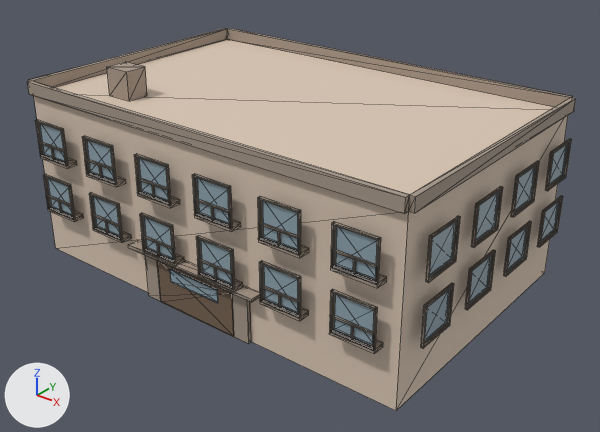
Renders of the glTF model public/buildings/residential_3x2_a.glb from each side of a commit.
Camera for both pictures: a camera (50 mm lens) standing at (36.4, -23.6, 21.9) and looking at (12.3, 6.5, 3.3). The axes (+X, +Y, +Z) are drawn at lower left. The lights are the same throughout. The picture after the commit comes second. Mesh edges are drawn as thin lines. Vertices at exactly the same position are counted once.

The older version as bpy lines, for what is in view:
```python
mat_residential_3x2_a_trim = principled_material('residential_3x2_a_trim')
mat_residential_3x2_a_trim.base_color = (0.385, 0.314, 0.253)  # beige #a7988a
mat_residential_3x2_a_trim.roughness = 0.85
me_residential_3x2_a_0 = bpy.data.meshes.new('residential_3x2_a_0')
me_residential_3x2_a_0.from_pydata(...)  # 2148 vertices, 3240 faces; spans x -0.6..23.1, y -0.6..15.1, z 0.0..10.5
# faces by material slot: [12, 492, 2724, 12]
me_residential_3x2_a_0.materials.append(mat_residential_3x2_a_wall)  # beige #dac7b5
me_residential_3x2_a_0.materials.append(mat_residential_3x2_a_glass)  # greyish blue #90a6b1
me_residential_3x2_a_0.materials.append(mat_residential_3x2_a_trim)  # beige #a7988a
me_residential_3x2_a_0.materials.append(mat_residential_3x2_a_door)  # brown #766150
ob_residential_3x2_a_0 = bpy.data.objects.new('residential_3x2_a_0', me_residential_3x2_a_0)
ob_residential_3x2_a_0.location = (0.0, 0.0, 0.0)
```
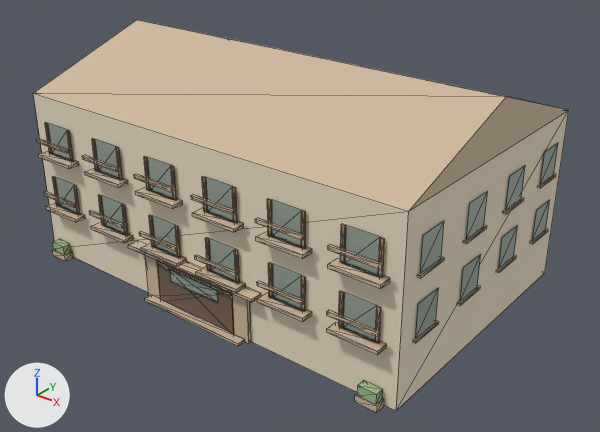
Where the change shows, as pixel boxes [x1, y1, x2, y2] in the pictures (600 x 432 px):
'residential_3x2_a_0', recoloured, reshaped
    before: [27, 28, 576, 411]
    after: [33, 20, 569, 412]
part 1 of me_residential_3x2_a_0, added (mostly hidden)
    after: [341, 326, 375, 342]
part 2 of me_residential_3x2_a_0, added
    after: [46, 203, 85, 222]
part 3 of me_residential_3x2_a_0, added
    after: [44, 191, 76, 208]
part 4 of me_residential_3x2_a_0, added
    after: [91, 222, 133, 243]
part 5 of me_residential_3x2_a_0, added
    after: [89, 210, 124, 228]
part 6 of me_residential_3x2_a_0, added
    after: [141, 243, 186, 267]
part 7 of me_residential_3x2_a_0, added
    after: [139, 231, 177, 251]
part 8 of me_residential_3x2_a_0, added (beige)
    after: [196, 267, 246, 292]
part 9 of me_residential_3x2_a_0, added
    after: [195, 255, 237, 277]
part 10 of me_residential_3x2_a_0, rebuilt
    before: [195, 212, 241, 232]
    after: [192, 208, 244, 232]
part 11 of me_residential_3x2_a_0, deleted
    before: [35, 62, 572, 354]
part 12 of me_residential_3x2_a_0, cut back
    before: [27, 28, 576, 214]
    after: [36, 122, 558, 412]
part 13 of me_residential_3x2_a_0, added (beige)
    after: [34, 20, 569, 211]

What the commit changed:
Material 'residential_3x2_a_trim' (mat_residential_3x2_a_trim) changes colour from beige #a7988a to beige #ceb89e; in linear values from (0.385, 0.314, 0.253) to (0.62, 0.48, 0.34).
Material 'residential_3x2_a_sign' (mat_residential_3x2_a_sign) is new.
Its base color is (0.46, 0.29, 0.16) (brown #b5936f).
Its roughness is 0.85.
Material 'residential_3x2_a_awning' (mat_residential_3x2_a_awning) is new.
Its base color is (0.35, 0.49, 0.26) (greyish green #a0ba8b).
Its roughness is 0.85.
me_residential_3x2_a_0 is used by ob_residential_3x2_a_0; location (0.0, 0.0, 0.0).
me_residential_3x2_a_0 had 2148 vertices, 3240 faces and spanned x -0.6..23.1, y -0.6..15.1, z 0.0..10.5.
me_residential_3x2_a_0 now has 946 vertices, 1262 faces and spans x -0.2..22.7, y -0.6..14.7, z 0.0..11.5.
me_residential_3x2_a_0 part 1: a new loose piece, a box spanning x 19.73..21.52, y -0.18..0.18, z 2.88..3.0, in mat_residential_3x2_a_trim (beige #ceb89e).
me_residential_3x2_a_0 part 2: a new loose piece, a box spanning x 0.62..3.12, y -0.62..0.02, z 2.82..3.0, in mat_residential_3x2_a_trim (beige #ceb89e).
me_residential_3x2_a_0 part 3: a new loose piece, a box spanning x 0.62..3.12, y -0.62..-0.51, z 3.65..3.85, in mat_residential_3x2_a_trim (beige #ceb89e).
me_residential_3x2_a_0 part 4: a new loose piece, a box spanning x 4.38..6.88, y -0.62..0.02, z 2.82..3.0, in mat_residential_3x2_a_trim (beige #ceb89e).
me_residential_3x2_a_0 part 5: a new loose piece, a box spanning x 4.38..6.88, y -0.62..-0.51, z 3.65..3.85, in mat_residential_3x2_a_trim (beige #ceb89e).
me_residential_3x2_a_0 part 6: a new loose piece, a box spanning x 8.12..10.62, y -0.62..0.02, z 2.82..3.0, in mat_residential_3x2_a_trim (beige #ceb89e).
me_residential_3x2_a_0 part 7: a new loose piece, a box spanning x 8.12..10.62, y -0.62..-0.51, z 3.65..3.85, in mat_residential_3x2_a_trim (beige #ceb89e).
me_residential_3x2_a_0 part 8: a new loose piece, a box spanning x 11.88..14.38, y -0.62..0.02, z 2.82..3.0, in mat_residential_3x2_a_trim (beige #ceb89e).
me_residential_3x2_a_0 part 9: a new loose piece, a box spanning x 11.88..14.38, y -0.62..-0.51, z 3.65..3.85, in mat_residential_3x2_a_trim (beige #ceb89e).
me_residential_3x2_a_0 part 10: the loose piece of 8 vertices spanning x 12.0..14.2, y -0.6..0.0, z 5.8..6.0 is rebuilt with 8 vertices and now spans x 11.9..14.4, y -0.6..0.0, z 5.8..6.0.
me_residential_3x2_a_0 part 11: 260 loose pieces with 2080 vertices, spanning x -0.6..23.1, y -0.6..15.1, z 2.8..10.5, are deleted.
me_residential_3x2_a_0 part 12: 20 vertices removed from x -0.2..22.8, y -0.2..14.8, z 9.0..9.6; 736 vertices added at x -0.2..22.7, y -0.6..14.7, z 0.0..7.7.
me_residential_3x2_a_0 part 13: 2 vertices added at x 0.0..22.5, y 7.2, z 11.5.
Other edits to the shape of me_residential_3x2_a_0 do not show in these pictures.
me_residential_3x2_a_0 gains material mat_residential_3x2_a_sign (brown #b5936f).
me_residential_3x2_a_0 gains material mat_residential_3x2_a_awning (greyish green #a0ba8b).
